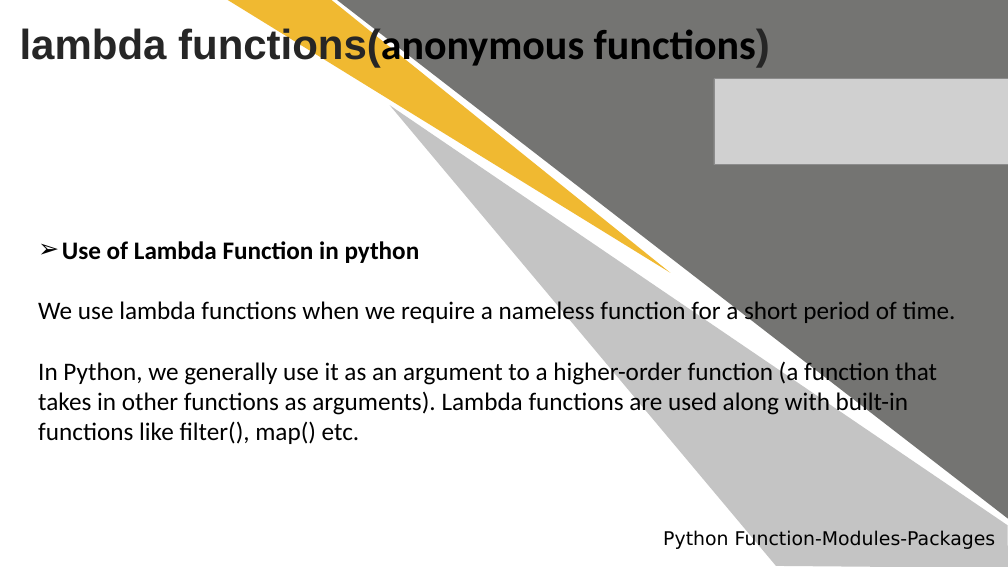
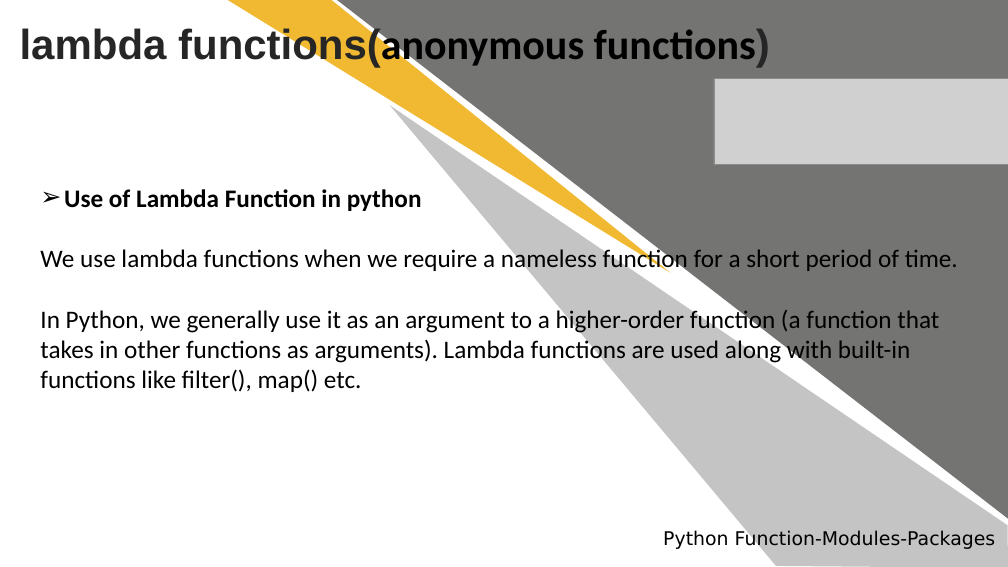
Before and after one commit to technowings/Python-Django, a slide deck: slide 14 of #4_Python_Functions_Modules_Package.pptx. Drawn at 1008x567 pixels with LibreOffice and Linux fonts; fonts in the diff are those of the drawing; grey boxes stand for pictures. Boxes give left, top, right and bottom in pixels: in the first picture for what was removed or moved away, otherwise in the second. Text is boxed around its words. In the diff, an @@ line names an element or a change of style, - is before the commit and + after.

```diff
--- a/#4_Python_Functions_Modules_Package.pptx
+++ b/#4_Python_Functions_Modules_Package.pptx
@@ text "Use of Lambda Function in ...": place and size @@
-text "Use of Lambda Function in ..." at [38,241,956,444]
+text "Use of Lambda Function in ..." at [40,189,958,392]
```
Also in this commit, not shown: 6 other files.
